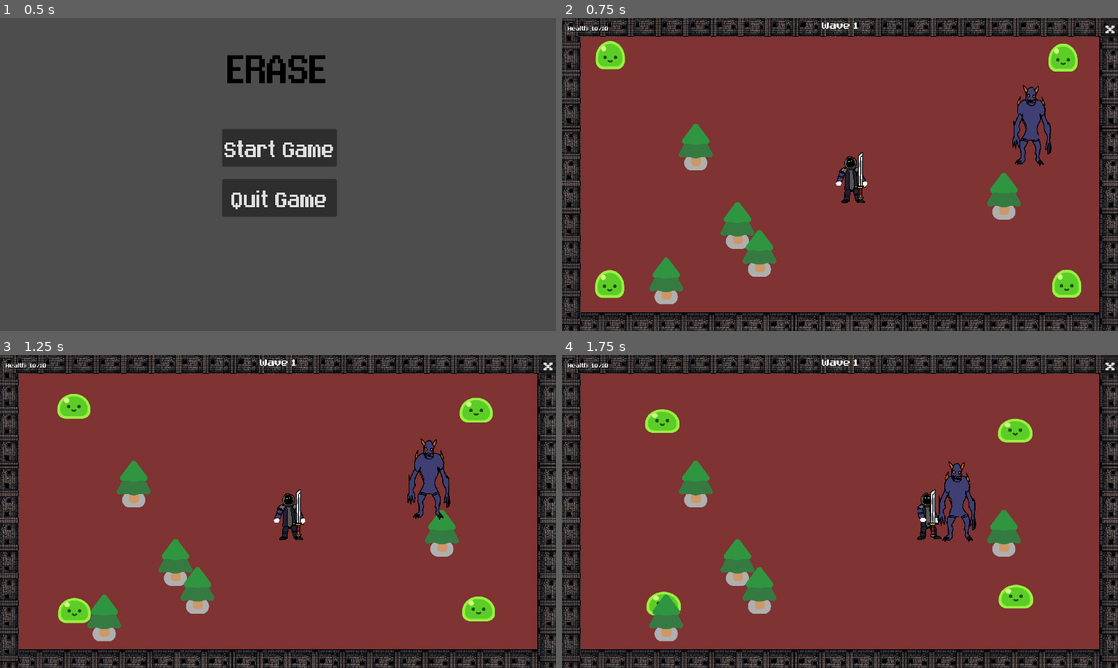
Above: before the commit, frames 1-4 (two rows, left to right).
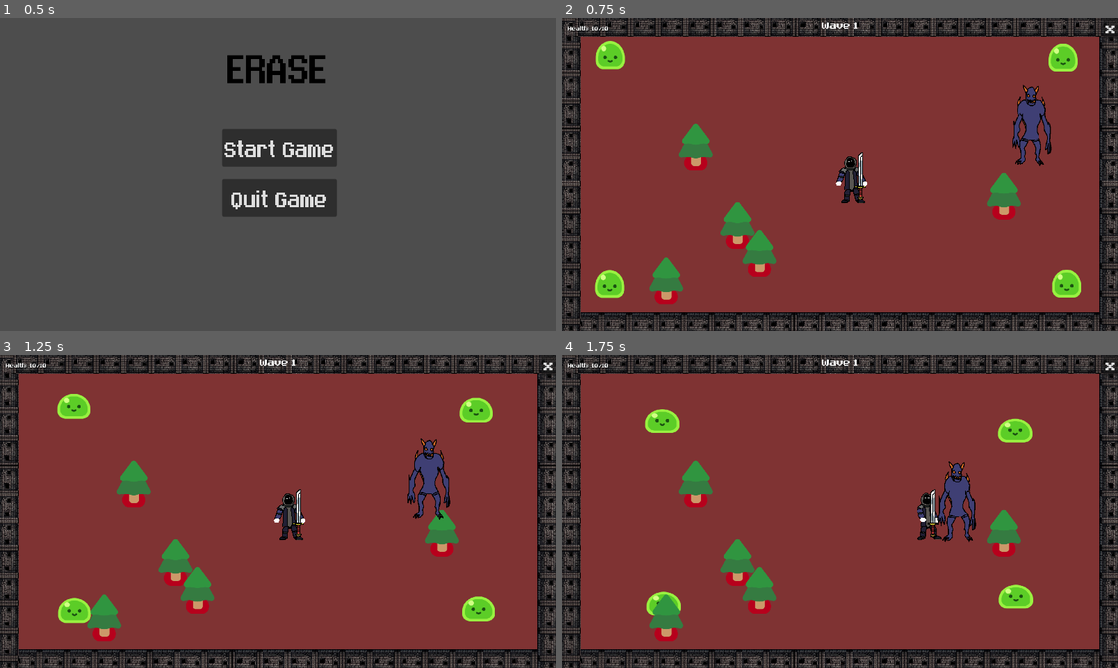
Above: after the commit, the same moments.

Repository: M1N4T0-K4N4E/Erase
Game: Godot game, scene res://TitleScreen.tscn
Two runs of this game, one before a commit and one after it. Both use one fixed random seed, a clock stepped at 60 frames per second and the inputs below.
Inputs (mouse positions are in pixels of both pictures, inside the frame that each line leads up to):
- Up to frame 1 (0.5 s): no input
- Up to frame 2 (0.75 s): click "Start Game" at 0.5 s
- Up to frame 3 (1.25 s): no input
- Up to frame 4 (1.75 s): move the mouse to (962, 495) at 1.27 s; hold D (move_right) from 1.28 s (still down); click (962, 495) at 1.35 s

Frame 1 is identical in both runs. In frame 2, 0.6% of the frame differs, in the area x 16-82%, y 44-92%; in frame 3, 0.6%; in frame 4, 0.6%.

Commit message:
change shadow color

Diff:
--- a/trees/pine_tree.tscn
+++ b/trees/pine_tree.tscn
@@ -12,7 +12,7 @@
 shape = SubResource("CircleShape2D_1qmvl")
 
 [node name="GroundShadow" type="Sprite2D" parent="."]
-modulate = Color(0.687215, 0.687215, 0.687215, 1)
+modulate = Color(0.716512, 0, 0.108537, 1)
 position = Vector2(0, 1)
 scale = Vector2(0.952381, 1)
 texture = ExtResource("1_bnpco")
